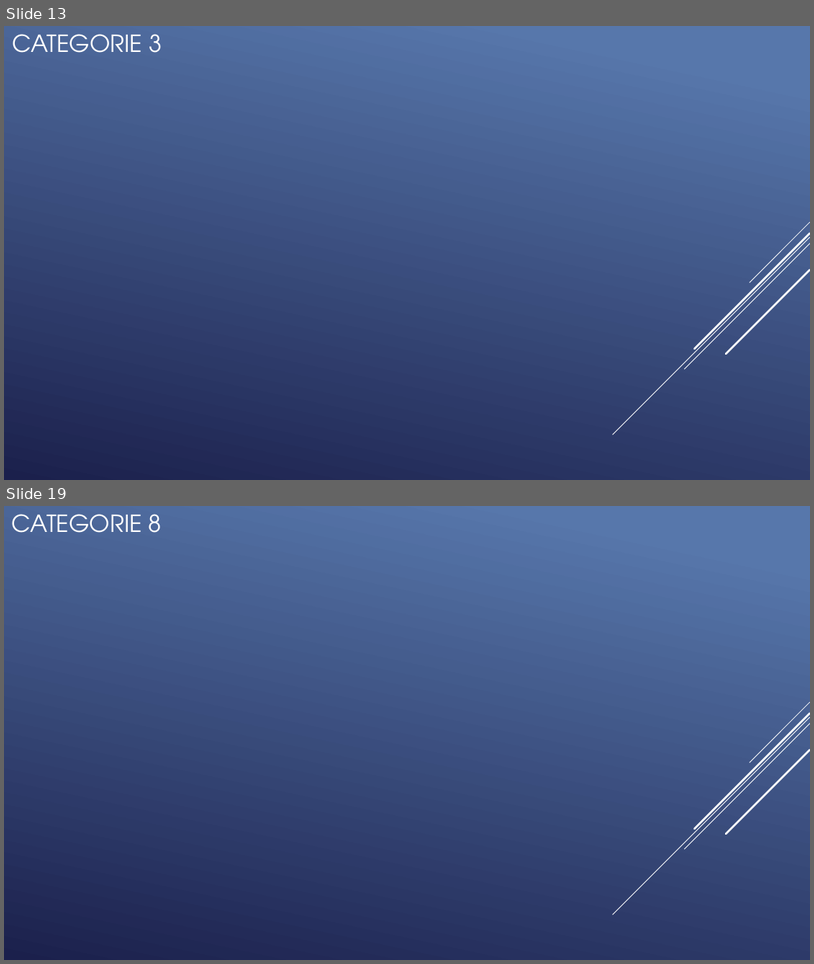
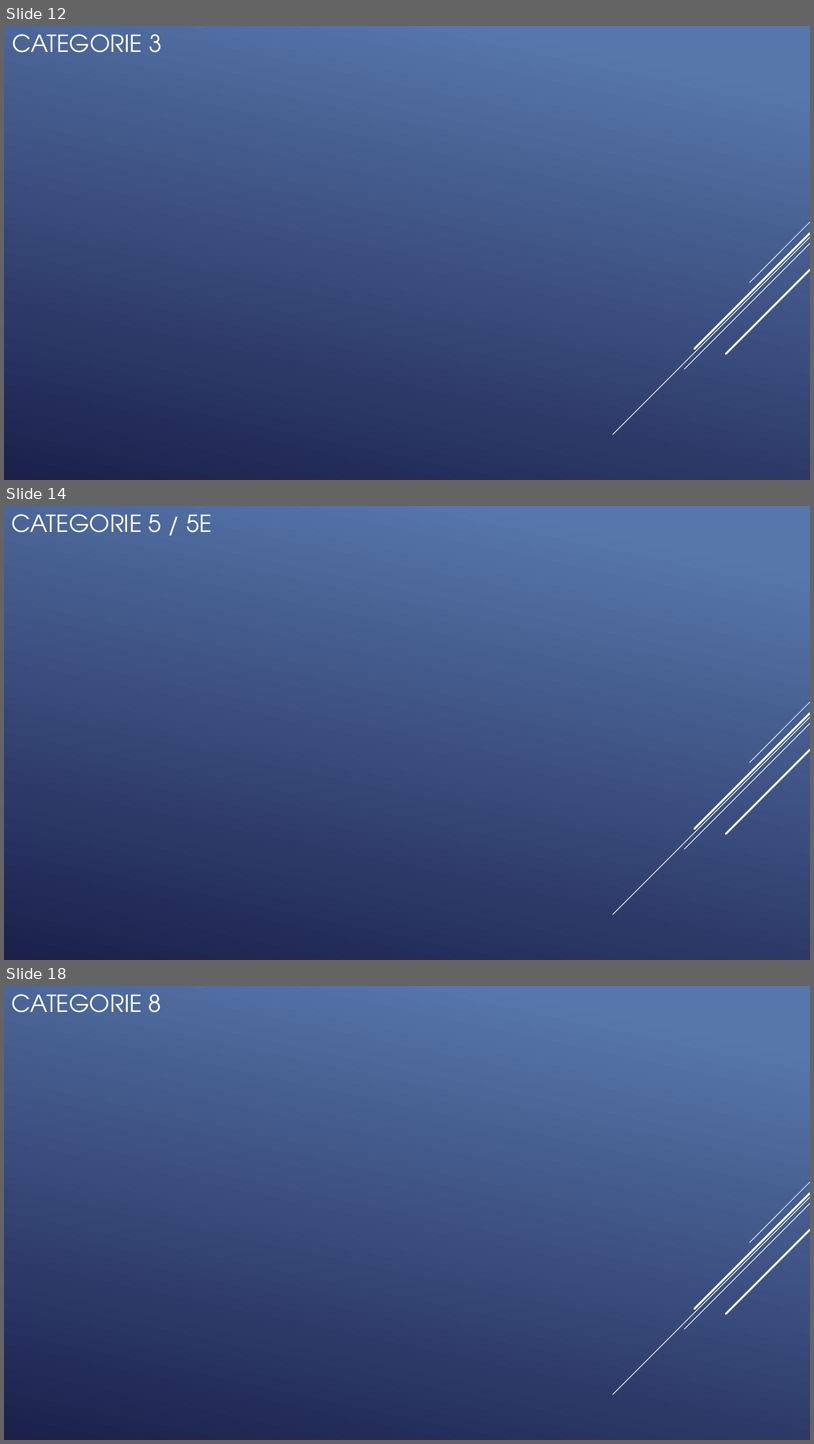
Before and after one commit to QuentinKrg/M214-Ethernet, a slide deck: Module 214 - Fabrication_Ethernet.pptx. Shown one above the other, each under a label of ours: slides 13 and 19 before the commit, slides 12, 14 and 18 after it; the slides between them are not shown. The pictures are 814x964 and 814x1444 pixels, drawn with LibreOffice and Linux fonts; fonts in the diff are those of the drawing. Boxes give left, top, right and bottom in pixels: in the first picture for what was removed or moved away, otherwise in the second. Text is boxed around its words. In the diff, an @@ line names an element or a change of style, - is before the commit and + after.

```diff
--- a/Module 214 - Fabrication_Ethernet.pptx
+++ b/Module 214 - Fabrication_Ethernet.pptx
@@ slide 14 added at <box>4,506,810,960</box>, background gradient #5877AB to #1C204D; not listed: 5 template elements that a slide beside it also shows @@
@@ title added at <box>12,514,213,533</box>, 28 pt, text #FFFFFF @@
+CATEGORIE 5 / 5E
@@ what was slide 13 is now slide 12 @@
@@ what was slide 19 is now slide 18 @@
```
Also in this commit, not shown: 3 slides changed, 1 other slide added, 5 slides removed.
